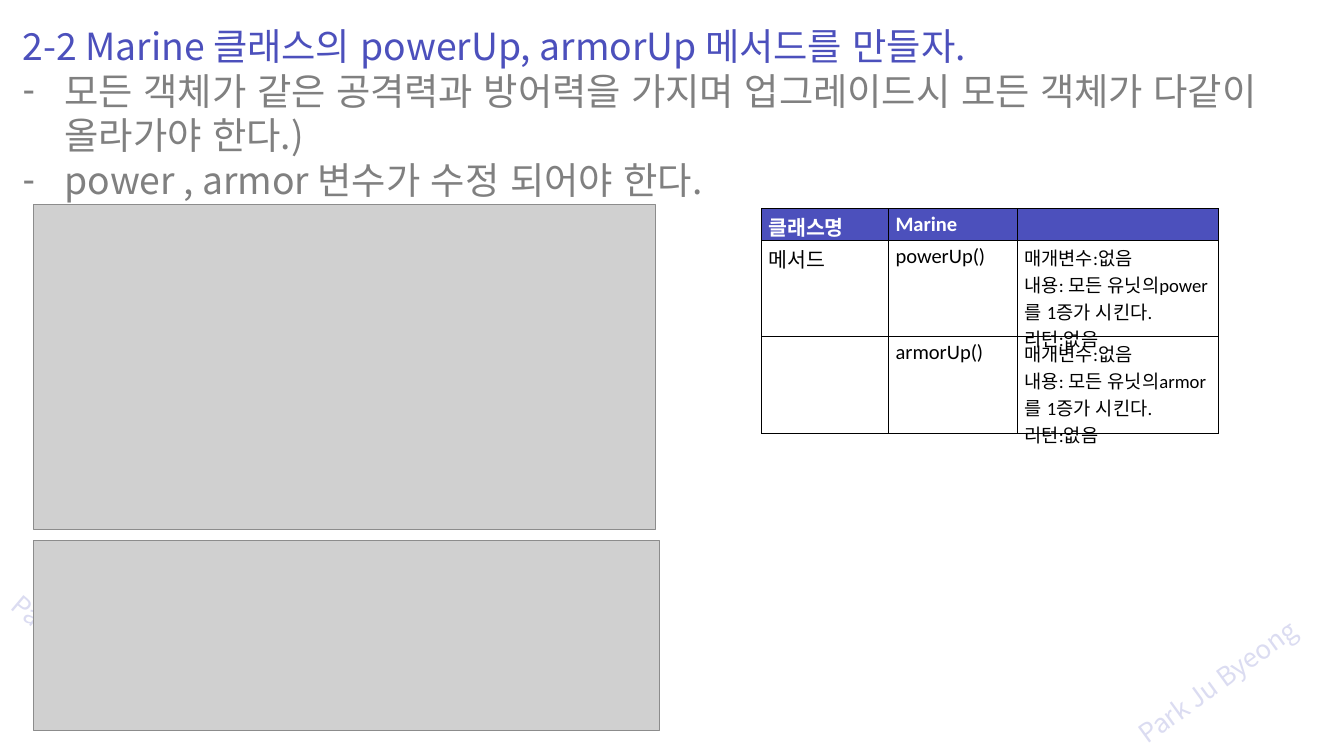
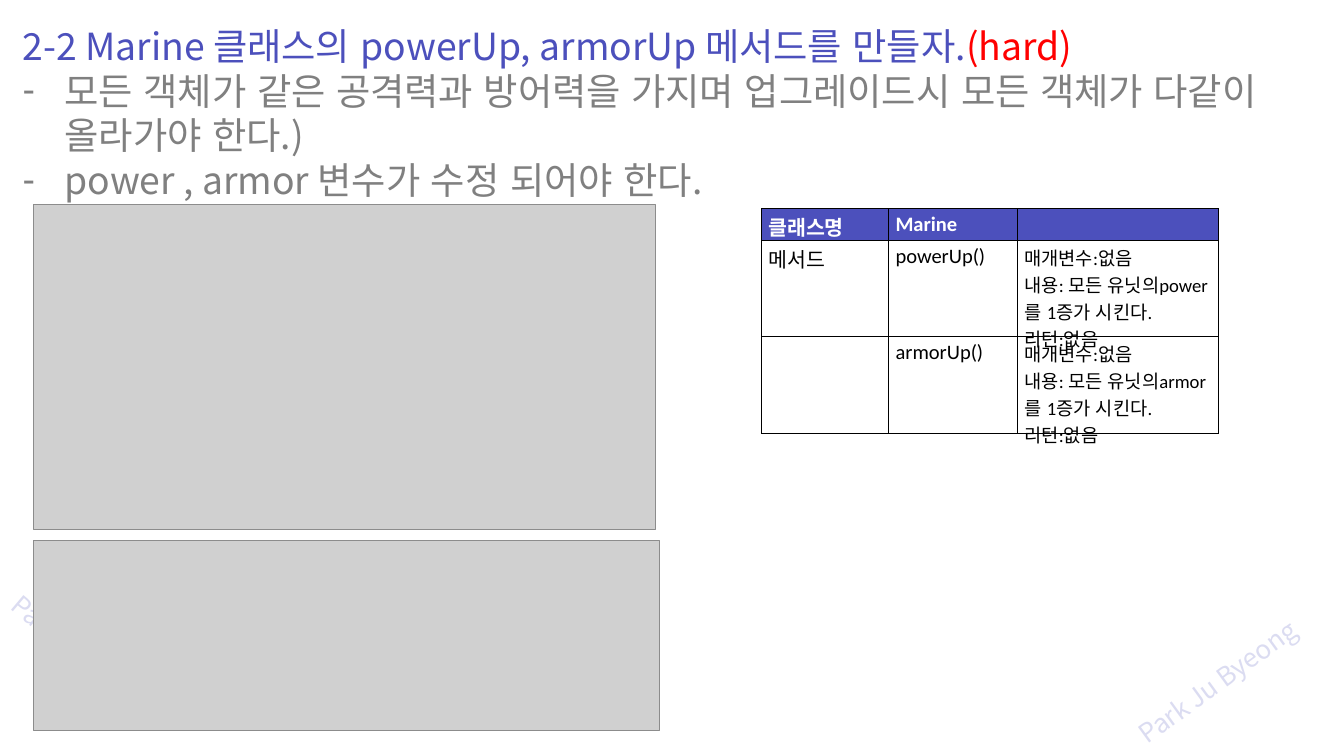
Before and after one commit to zest132/JavaLecture, a slide deck: slide 51 of JavaLecture/LectureFile/java 7강 멤버변수와메모리.pptx (slide 43 before the commit). Drawn at 1344x756 pixels with LibreOffice and Linux fonts; fonts in the diff are those of the drawing; grey boxes stand for pictures. Boxes give left, top, right and bottom in pixels: in the first picture for what was removed or moved away, otherwise in the second. Text is boxed around its words. In the diff, an @@ line names an element or a change of style, - is before the commit and + after.

```diff
--- a/JavaLecture/LectureFile/java 7강 멤버변수와메모리.pptx
+++ b/JavaLecture/LectureFile/java 7강 멤버변수와메모리.pptx
@@ text at [23,29,1072,69]: text changed @@
-2-2 Marine 클래스의 powerUp, armorUp 메서드를 만들자.
+2-2 Marine 클래스의 powerUp, armorUp 메서드를 만들자.(hard)
```
Also in this commit, not shown: 20 other slides changed, 13 slides added, 5 slides removed, 6 other files.
